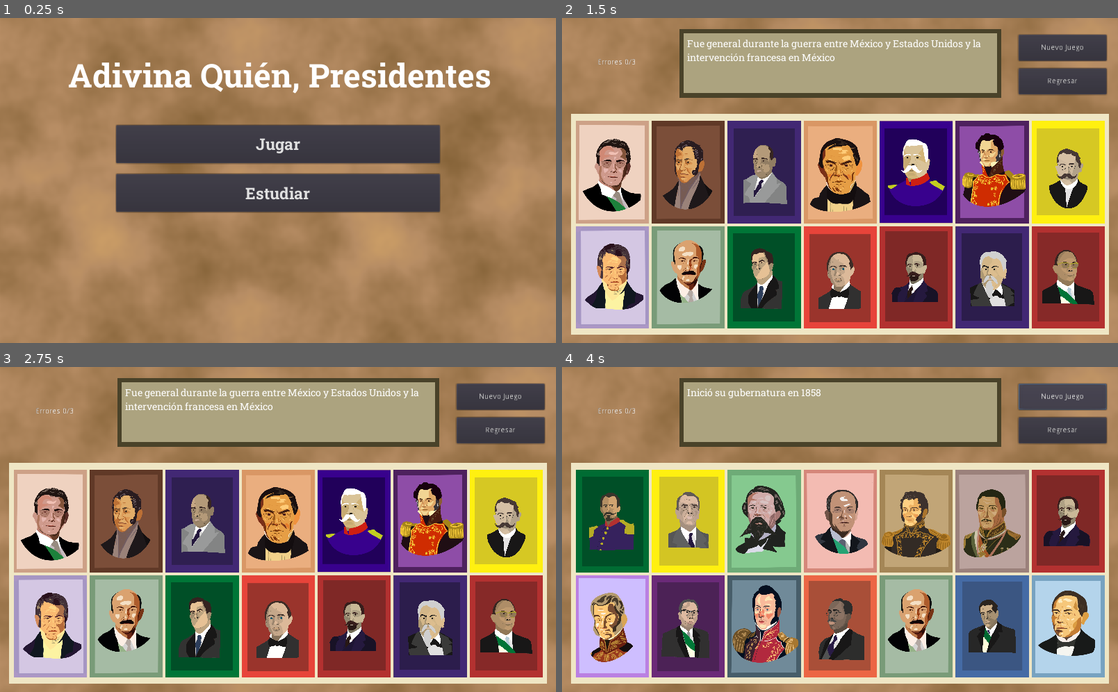
Above: before the commit, frames 1-4 (two rows, left to right).
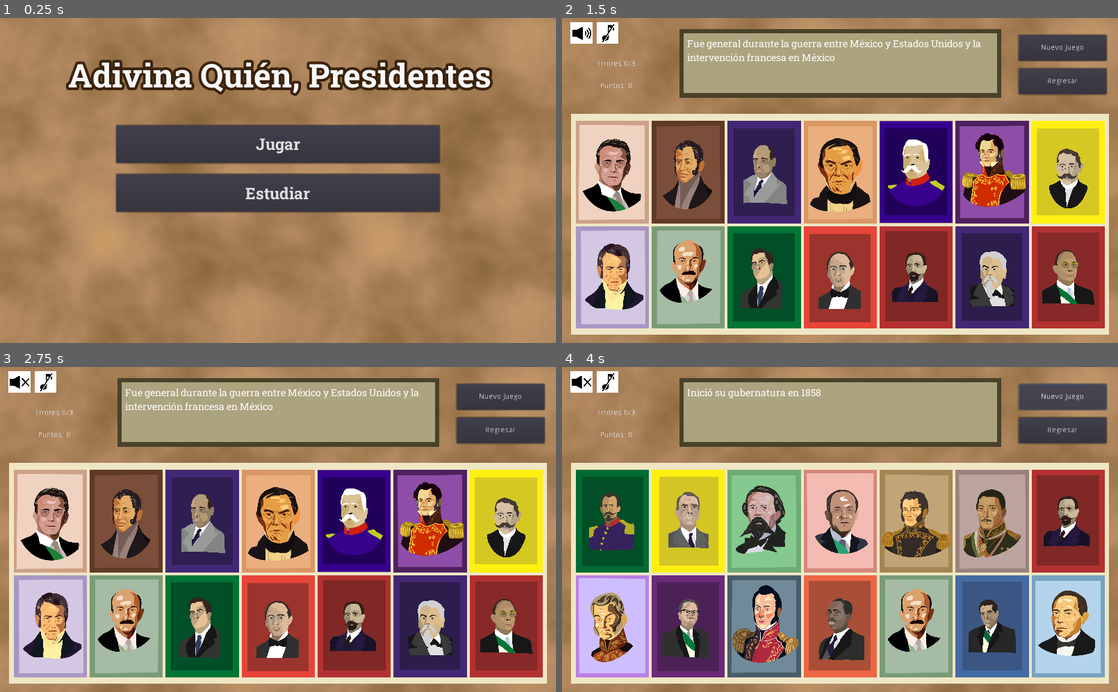
Above: after the commit, the same moments.

Repository: BryanWi/AdivinaQuien
Game: Godot game, scene res://game/menu/MainMenu.tscn
Same seed, same stepped clock (60 frames per second), same inputs: the game is played once before the commit and once after it. The engine's default icon, where the game draws it, is replaced by a stand-in: a white triangle on a blue panel in a dark square. Sound files missing from this copy of the repository are replaced by a short silence.
Inputs (mouse positions are in pixels of both pictures, inside the frame that each line leads up to):
- Up to frame 1 (0.25 s): no input
- Up to frame 2 (1.5 s): click "Jugar" at 0.5 s; click (606, 34) at 1.27 s
- Up to frame 3 (2.75 s): click (22, 383) at 2.02 s
- Up to frame 4 (4 s): click "Nuevo Juego" at 2.75 s; click "Nuevo Juego" at 3.5 s

The runs differ from the first frame. In frame 1, 3.3% of the frame differs, in the area x 11-89%, y 12-25%; in frame 2, 0.6%; in frame 3, 0.6%; in frame 4, 0.6%.

Commit message:
Botones de mute y puntaje simple

Diff:
--- a/Singletons/Global.gd
+++ b/Singletons/Global.gd
@@ -4,6 +4,8 @@
 # Declare member variables here. Examples:
 # var a = 2
 # var b = "text"
+
+var points = 0
 
 var scenes:Dictionary = {
 	"main_menu" : "res://game/menu/MainMenu.tscn",
--- a/game/Game.gd
+++ b/game/Game.gd
@@ -8,12 +8,15 @@
 var n_pista: Array = [0,1,2,3]
 var pistas_sound: Array
 var errores:int = 0
+var partida_ganada:bool = false
 
+var mute_pistas = false
 const TARJETAS_TABLERO = 14
 
 onready var pistasLabel:RichTextLabel = $FondoPistas/Pistas
 onready var tablero = $FondoTablero/Tablero
 onready var pista_fx = $Sonidos/pista_fx
+onready var points_lbl = $Points_Label
 
 
 var arch: Array = read_json_file("res://game/assets/archivo_info.json")
@@ -26,7 +29,7 @@
 	$WinScreen.visible = false
 
 	pistasLabel.set_scroll_follow(true)
-
+	points_lbl.text = "Puntos: " + str(Global.points)
 	new_game()
 
 
@@ -35,6 +38,7 @@
 	pistasLabel.text = ""
 	errores = 0
 	pistas = []
+	partida_ganada = false
 	$Error_Label.text = "Errores "+str(errores)+"/3"
 
 	#vacíamos el tablero actual
@@ -84,11 +88,19 @@
 
 
 func check_answer(nombre: String, btn_name: String):
+	if partida_ganada == true:
+			return
 	if (nombre == respuesta):
 		print("Correcto")
+		Global.points += 10
+		points_lbl.text = "Puntos: " + str(Global.points)
+
 		game_won()
 	else:
 		print("incorrecto")
+		Global.points -= 5
+		points_lbl.text = "Puntos: " + str(Global.points)
+
 		play_sound("error")
 		errores += 1
 		$Error_Label.text = "Errores "+str(errores)+"/3"
@@ -97,6 +109,7 @@
 			return
 		tablero.get_node(btn_name).disable()
 		set_pista()
+
 #	print("respuesta: "+respuesta)
 #	print("nombre: "+nombre)
 
@@ -104,15 +117,22 @@
 	new_game()
 
 func game_won():
+	partida_ganada = true
 	$WinScreen.visible = true
 	play_sound("Win")
+	for p in range(n_pista.size()):
+		set_pista()
+		print(p)
 
 func set_pista():
+	if n_pista.size() == 0:
+		return
 	if pistasLabel.text != "":
 		pistasLabel.text +="\n\n"
 	pistasLabel.text += pistas[n_pista[0]]
 	pista_fx.stream = load("res://assets/audios/" + pistas_sound[n_pista.pop_at(0)])
-	pista_fx.play()
+	if mute_pistas == false:
+		pista_fx.play()
 
 
 func _on_NuevoJuego_button_down():
@@ -141,3 +161,20 @@
 
 func _on_Regresar_button_down():
 	Global.change_scene("main_menu")
+
+
+func _on_music_mute_button_down():
+	if $Sonidos/music_mute.pressed == false:
+		$Sonidos/musica_fx.playing = false
+	else:
+		$Sonidos/musica_fx.playing = true
+
+
+
+func _on_voide_mute_button_down():
+	if $Sonidos/voice_mute.pressed == false:
+		pista_fx.playing = false
+		mute_pistas = true
+	else:
+		pista_fx.playing = true
+		mute_pistas = false
--- a/game/Game.tscn
+++ b/game/Game.tscn
@@ -7,12 +7,23 @@
 [ext_resource path="res://assets/sonidos/Nivel 1.mp3" type="AudioStream" id=5]
 [ext_resource path="res://assets/font/RobotoSlab-VariableFont_wght.ttf" type="DynamicFontData" id=6]
 [ext_resource path="res://assets/audios/AB1.wav" type="AudioStream" id=7]
+[ext_resource path="res://assets/icon/music.png" type="Texture" id=8]
+[ext_resource path="res://assets/icon/music_mute.png" type="Texture" id=9]
+[ext_resource path="res://assets/icon/sonido.png" type="Texture" id=10]
+[ext_resource path="res://assets/icon/sonido_mute.png" type="Texture" id=11]
+[ext_resource path="res://assets/font/RobotoSlab-Bold.ttf" type="DynamicFontData" id=12]
 
 [sub_resource type="Theme" id=1]
 
 [sub_resource type="DynamicFont" id=2]
 size = 18
 font_data = ExtResource( 6 )
+
+[sub_resource type="DynamicFont" id=3]
+size = 61
+outline_size = 5
+outline_color = Color( 0.231373, 0.133333, 0.0470588, 1 )
+font_data = ExtResource( 12 )
 
 [node name="Control" type="Control"]
 anchor_right = 1.0
@@ -135,20 +146,87 @@
 stream = ExtResource( 7 )
 volume_db = -8.914
 
+[node name="music_mute" type="TextureButton" parent="Sonidos"]
+margin_left = 64.0
+margin_top = 8.0
+margin_right = 104.0
+margin_bottom = 48.0
+toggle_mode = true
+texture_normal = ExtResource( 8 )
+texture_pressed = ExtResource( 9 )
+expand = true
+
+[node name="voice_mute" type="TextureButton" parent="Sonidos"]
+margin_left = 16.0
+margin_top = 8.0
+margin_right = 56.0
+margin_bottom = 48.0
+toggle_mode = true
+action_mode = 0
+texture_normal = ExtResource( 10 )
+texture_pressed = ExtResource( 11 )
+expand = true
+
 [node name="Error_Label" type="Label" parent="."]
-margin_left = 21.0
-margin_top = 20.0
-margin_right = 182.0
-margin_bottom = 144.0
+margin_left = 20.0
+margin_top = 63.0
+margin_right = 181.0
+margin_bottom = 107.0
 text = "Errores #/#"
 align = 1
 valign = 1
 
+[node name="Points_Label" type="Label" parent="."]
+margin_left = 20.0
+margin_top = 104.0
+margin_right = 181.0
+margin_bottom = 148.0
+text = "Puntos: ##"
+align = 1
+valign = 1
+
 [node name="WinScreen" type="ColorRect" parent="."]
-visible = false
-anchor_right = 1.0
-anchor_bottom = 1.0
-color = Color( 1, 1, 1, 0.14902 )
+anchor_right = 1.0
+anchor_bottom = 1.0
+color = Color( 1, 1, 1, 0.0666667 )
+
+[node name="w" type="ColorRect" parent="WinScreen"]
+anchor_left = 0.5
+anchor_top = 0.5
+anchor_right = 0.5
+anchor_bottom = 0.5
+margin_left = -155.0
+margin_top = -75.0
+margin_right = 155.0
+margin_bottom = 76.0
+color = Color( 0.286275, 0.258824, 0.160784, 1 )
+
+[node name="FondoTablero" type="ColorRect" parent="WinScreen/w"]
+anchor_left = 0.5
+anchor_top = 0.5
+anchor_right = 0.5
+anchor_bottom = 0.5
+margin_left = -141.0
+margin_top = -60.5
+margin_right = 142.0
+margin_bottom = 61.5
+theme = SubResource( 1 )
+color = Color( 0.67451, 0.639216, 0.498039, 1 )
+
+[node name="Pistas" type="RichTextLabel" parent="WinScreen/w"]
+anchor_left = 0.5
+anchor_top = 0.5
+anchor_right = 0.5
+anchor_bottom = 0.5
+margin_left = -281.5
+margin_top = -48.5
+margin_right = 281.5
+margin_bottom = 48.5
+custom_fonts/mono_font = SubResource( 2 )
+custom_fonts/bold_italics_font = SubResource( 2 )
+custom_fonts/italics_font = SubResource( 2 )
+custom_fonts/bold_font = SubResource( 2 )
+custom_fonts/normal_font = SubResource( 2 )
 
 [node name="Label" type="Label" parent="WinScreen"]
 anchor_left = 0.5
@@ -161,10 +239,13 @@
 margin_bottom = 7.0
 grow_horizontal = 2
 grow_vertical = 2
-text = "Felicidades, has ganado!"
+custom_fonts/font = SubResource( 3 )
+text = "Ganaste!"
 align = 1
 valign = 1
 
 [connection signal="button_down" from="NuevoJuego" to="." method="_on_NuevoJuego_button_down"]
 [connection signal="button_down" from="Regresar" to="." method="_on_Regresar_button_down"]
 [connection signal="finished" from="Sonidos/win_fx" to="." method="_on_win_fx_finished"]
+[connection signal="button_down" from="Sonidos/music_mute" to="." method="_on_music_mute_button_down"]
+[connection signal="button_down" from="Sonidos/voice_mute" to="." method="_on_voide_mute_button_down"]
--- a/game/menu/MainMenu.tscn
+++ b/game/menu/MainMenu.tscn
@@ -10,6 +10,8 @@
 
 [sub_resource type="DynamicFont" id=1]
 size = 61
+outline_size = 5
+outline_color = Color( 0.231373, 0.133333, 0.0470588, 1 )
 font_data = ExtResource( 3 )
 
 [node name="Control" type="Control"]
@@ -60,6 +62,7 @@
 margin_bottom = -155.0
 grow_horizontal = 2
 grow_vertical = 2
+custom_colors/font_color = Color( 0.976471, 0.976471, 0.976471, 1 )
 custom_fonts/font = SubResource( 1 )
 text = "Adivina Quién, Presidentes"
 align = 1
Binary file added: assets/icon/music.png
Not shown, added: assets/icon/music.png.import
Binary file added: assets/icon/music_mute.png
Not shown, added: assets/icon/music_mute.png.import
Binary file added: assets/icon/sonido.png
Not shown, added: assets/icon/sonido.png.import
Binary file added: assets/icon/sonido_mute.png
Not shown, added: assets/icon/sonido_mute.png.import
Not shown: 1 places in game/Game.tscn that only renumber resources
